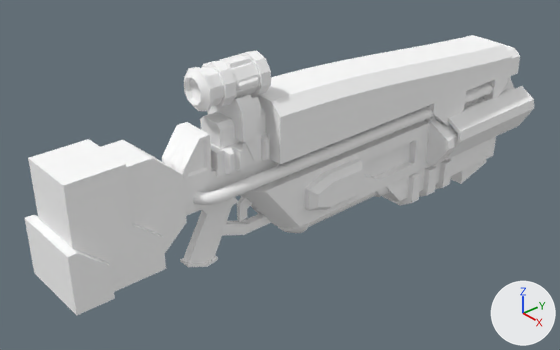
The Blender file blend/shotgun.blend as it was, and as the next commit left it.
Both versions are drawn from a 50 mm lens placed at (0.543, -0.602, 0.434), pointed at (-0.02, -0.118, 0.036). Lighting does not change. The marker at lower right points along +X, +Y and +Z.

The older version as bpy lines, for what is in view:
```python
me_polysurface83 = bpy.data.meshes.new('polySurface83')
me_polysurface83.from_pydata(...)  # 1829 vertices, 1743 faces; spans x -709.0..1111.0, y -179.0..544.0, z -172.0..172.0
me_polysurface83.materials.append(mat_lambert1)  # its picture is missing
# before: 1092 (1086.0, 233.0, 89.0) at pixel (38, 218), 1101 (1111.0, 163.0, 89.0) at pixel (33, 245), 1102 (1111.0, 233.0, 89.0) at pixel (28, 221), 1107 (1111.0, 233.0, 113.0) at pixel (24, 217), 1108 (1111.0, 163.0, 113.0) at pixel (28, 241)
# before: 1146 (1086.0, 233.0, 113.0) at pixel (34, 214), 1148 (1086.0, 163.0, 113.0)
ob_shotgun = bpy.data.objects.new('shotgun', me_polysurface83)
ob_shotgun.location = (0.0, 0.0, 0.0)
ob_shotgun.rotation_euler = (1.571, 0.0, -1.571)  # degrees (90, 0, -90)
ob_shotgun.scale = (0.000355, 0.000355, 0.000355)
```
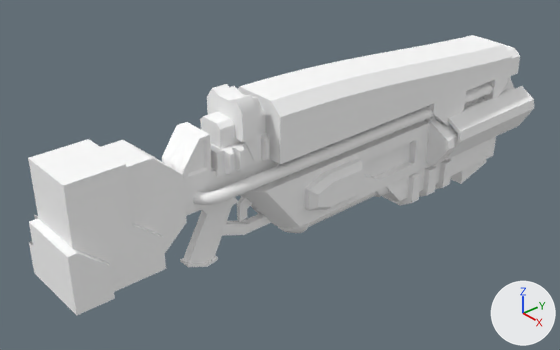
What changed in the scene script:
```text
Change me_polysurface83:
    where me_polysurface83.from_pydata(...)  # 1829 vertices, 1743 faces; spans x -709.0..1111.0, y -179.0..544.0, z -172.0..172.0
    used by ob_shotgun; location = (0.0, 0.0, 0.0); rotation_euler = (1.571, 0.0, -1.571), in degrees (90, 0, -90); scale = (0.000355, 0.000355, 0.000355)
    verts and faces of me_polysurface83; kept vertices keep their numbers, new ones are numbered from 1829
    me_polysurface83 part 1: the loose piece of 204 vertices spanning x 462.0..674.0, y 425.0..544.0, z -58.0..58.0 is deleted
    me_polysurface83 part 2
    add delete_vertices([1107])  # with the faces that use them
```

Boxes [x1, y1, x2, y2] around the edits, measured in the pictures (560 x 350 px):
'shotgun', reshaped: before [25, 35, 534, 315]; after [28, 35, 534, 315]
part 1 of me_polysurface83, deleted: before [184, 51, 271, 111]
part 2 of me_polysurface83, deleted: before [25, 215, 38, 245]
